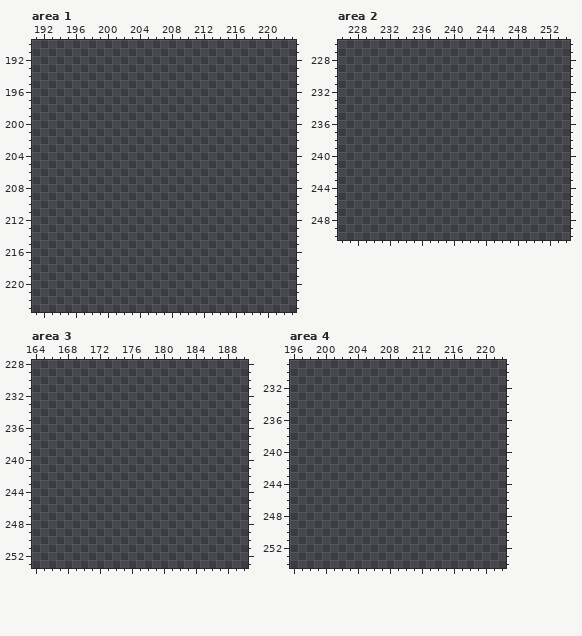
Edited in one commit: pixel-art file (src-resources/ludumDare43/images/ship-001.aseprite). This is how it looked before the edit.
512x512 pixels, 1 frame. Pixels under 10% opacity are left out. Colours within 5 levels of each other are drawn and written as one. Shown: area 1: x 191..223, y 190..223; area 2: x 226..254, y 226..250; area 3: x 164..190, y 228..253; area 4: x 196..222, y 229..254. The commit also changed other parts of the picture, which this record leaves out.
After:
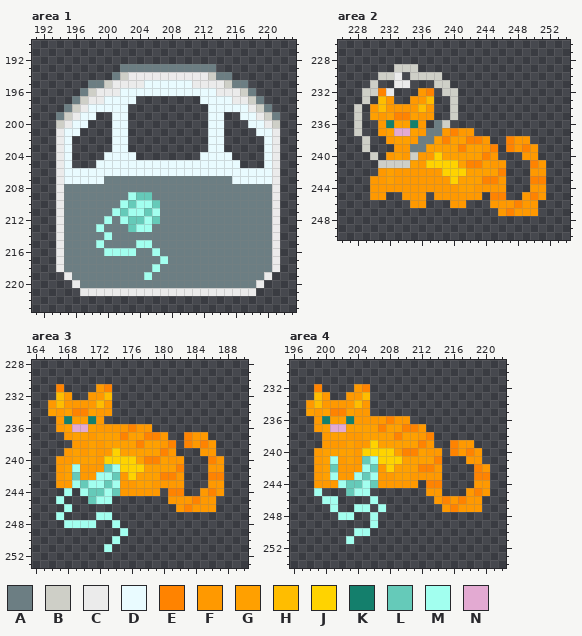
Palette (. is transparent): A #6c7e83  B #cecfc7  C #ebebeb  D #e9fbff  E #ff8300  F #ff9900  G #ffa000  H #ffbd00  J #ffd300  K #147f6c  L #65cab9  M #a2ffef  N #e3aad2
Changes in this commit:
Area 1:
y 193: x 202..213 ............ -> AAAAAAAAAAAA
y 194: x 201..215 ............... -> ABCCCCCCCCCCBAA
y 195: x 198..217 .................... -> AABCCCCDDDDDDCCCCBAA
y 196: x 197..218 ...................... -> ABCCCDDDDDDDDDDDDCCCBA
y 197: x 196..203 ........ -> ABCCDDDD; x 212..219 ........ -> DDDDCCBA
y 198: x 195..202 ........ -> ABCDDDDD; x 213..220 ........ -> DDDDDCBA
y 199: x 194..198 ..... -> ABCDD; x 201..202 .. -> DD; x 213..214 .. -> DD; x 217..221 ..... -> DDCBA
y 200: x 194..197 .... -> BCDD; x 201..202 .. -> DD; x 213..214 .. -> DD; x 218..221 .... -> DDCB
y 201: x 194..196 ... -> CDD; x 201..202 .. -> DD; x 213..214 .. -> DD; x 219..221 ... -> DDC
y 202..203: x 194..195 .. -> CD; x 201..202 .. -> DD; x 213..214 .. -> DD; x 220..221 .. -> DC
y 204: x 194..195 .. -> CD; x 200..203 .... -> DDDD; x 212..215 .... -> DDDD; x 220..221 .. -> DC
y 205: x 194..195 .. -> CD; x 199..216 .................. -> DDDDDDDDDDDDDDDDDD; x 220..221 .. -> DC
y 206: x 194..221 ............................ -> CDDDDDDDDDDDDDDDDDDDDDDDDDDC
y 207: x 194..221 ............................ -> CDDDDDAAAAAAAAAAAAAAAADDDDDC
y 208: x 194..221 ............................ -> CAAAAAAAAAAAAAAAAAAAAAAAAAAC
y 209: x 194..221 ............................ -> CAAAAAAAAMLLAAAAAAAAAAAAAAAC
y 210: x 194..221 ............................ -> CAAAAAAAMLMMLAAAAAAAAAAAAAAC
y 211: x 194..221 ............................ -> CAAAAAAMLMMLMAAAAAAAAAAAAAAC
y 212: x 194..221 ............................ -> CAAAAAMAMLLMLAAAAAAAAAAAAAAC
y 213: x 194..221 ............................ -> CAAAAMAAALMMAAAAAAAAAAAAAAAC
y 214: x 194..221 ............................ -> CAAAAAMAAAAAAAAAAAAAAAAAAAAC
y 215: x 194..221 ............................ -> CAAAAMAAAAMMAAAAAAAAAAAAAAAC
y 216: x 194..221 ............................ -> CAAAAAMMMMAAMAAAAAAAAAAAAAAC
y 217: x 194..221 ............................ -> CAAAAAAAAAAAAMAAAAAAAAAAAAAC
y 218: x 194..221 ............................ -> CAAAAAAAAAAAMAAAAAAAAAAAAAAC
y 219: x 195..220 .......................... -> CAAAAAAAAAMAAAAAAAAAAAAAAC
y 220: x 196..219 ........................ -> CAAAAAAAAAAAAAAAAAAAAAAC
y 221: x 197..218 ...................... -> CCCCCCCCCCCCCCCCCCCCCC
Area 2:
y 229: x 233..235 ... -> BBB
y 230: x 231..233 ... -> BBC; x 235..238 .... -> BBBB
y 231: x 230 . -> B; x 233..234 .. -> CC; x 238..239 .. -> BB
y 232: x 229..232 .... -> BBEC; x 236..237 .. -> FE; x 239..240 .. -> BB
y 233: x 229 . -> B; x 231..232 .. -> HF; x 235..237 ... -> FFH; x 240 . -> B
y 234: x 228 . -> B; x 230..237 ........ -> FHFFFFHF; x 240 . -> B
y 235: x 228 . -> B; x 230..237 ........ -> GFGEEGFF; x 240 . -> B
y 236: x 228 . -> B; x 231..236 ...... -> FKGGKF; x 238..239 .. -> AB
y 237: x 228 . -> B; x 231..242 ............ -> FGNNGFAAFEFF
y 238: x 229 . -> B; x 232..244 ............. -> FGGFAAGEGGEEF; x 247..249 ... -> EFF
y 239: x 229 . -> B; x 233..245 ............. -> FFAAGGGGEGGFE; x 247..250 .... -> EFEF
y 240: x 230 . -> B; x 232..245 .............. -> FGFBFFJGGGGGEF; x 249..250 .. -> FF
y 241: x 231..246 ................ -> BBBBGFJJJJGEEGFF; x 250..251 .. -> EF
y 242: x 231..246 ................ -> FGFFFFFFJJJGGGGE; x 250..251 .. -> FF
y 243: x 230..246 ................. -> FFGFFFFFFFJGGGEEF; x 250..251 .. -> EE
y 244: x 230..246 ................. -> FFFFFFFFFFFGGFFFF; x 250..251 .. -> FF
y 245: x 230..231 .. -> FF; x 234..236 ... -> FFF; x 238..243 ...... -> FFFFFF; x 245..246 .. -> EE; x 249..251 ... -> FEF
y 246: x 235..236 .. -> FF; x 240..241 .. -> FF; x 245..250 ...... -> FFFEFF
y 247: x 246..250 ..... -> FEFFF
Area 3:
y 231: x 167 . -> E; x 172..173 .. -> FE
y 232: x 167..168 .. -> HF; x 171..173 ... -> FFH
y 233: x 166..173 ........ -> FHFFFFHF
y 234: x 166..173 ........ -> GFGEEGFF
y 235: x 167..172 ...... -> FKGGKF
y 236: x 167..178 ............ -> FGNNGFFFFEFF
y 237: x 168..180 ............. -> FGGFGGGEGGEEF; x 183..185 ... -> EFF
y 238: x 169..181 ............. -> FFGFGGGGEGGFE; x 183..186 .... -> EFEF
y 239: x 168..181 .............. -> FGFGFFJGGGGGEF; x 185..186 .. -> FF
y 240: x 167..182 ................ -> FFGGGFJJJJGEEGFF; x 186..187 .. -> EF
y 241: x 167..182 ................ -> FGMFFFLMJJJGGGGE; x 186..187 .. -> FF
y 242: x 167..182 ................ -> FGLFFMMLFJGGGEEF; x 186..187 .. -> EE
y 243: x 167..182 ................ -> FFMLMMLMFFGGFFFF; x 186..187 .. -> FF
y 244: x 168 . -> M; x 170..179 .......... -> MLLMLFFFFF; x 181..182 .. -> EE; x 185..187 ... -> FEF
y 245: x 167 . -> M; x 171..173 ... -> LMM; x 181..186 ...... -> FFFEFF
y 246: x 168 . -> M; x 182..186 ..... -> FEFFF
y 247: x 167 . -> M; x 172..173 .. -> MM
y 248: x 168..171 .... -> MMMM; x 174 . -> M
y 249: x 175 . -> M
y 250: x 174 . -> M
y 251: x 173 . -> M
Area 4:
y 232: x 199 . -> E; x 204..205 .. -> FE
y 233: x 199..200 .. -> HF; x 203..205 ... -> FFH
y 234: x 198..205 ........ -> FHFFFFHF
y 235: x 198..205 ........ -> GFGEEGFF
y 236: x 199..210 ............ -> FKGGKFFFFEFF
y 237: x 199..212 .............. -> FGNNGGGGEGGEEF
y 238: x 200..213 .............. -> FGGFFGGGGEGGFE
y 239: x 200..213 .............. -> FFFGFFJGGGGGEF; x 216..218 ... -> EFF
y 240: x 199..214 ................ -> FGGGGFJJJJGEEGFF; x 216..219 .... -> EFEF
y 241: x 199..214 ................ -> FGMFGFLMJJJGGGGE; x 218..219 .. -> FF
y 242: x 199..214 ................ -> FGLFFFMLFJGGGEEF; x 219..220 .. -> EF
y 243: x 199..214 ................ -> FGMFFMLMFFGGFFFF; x 219..220 .. -> EE
y 244: x 199..211 ............. -> FFFMLLMLFFFFF; x 213..214 .. -> EE; x 219..220 .. -> FF
y 245: x 199 . -> M; x 203..205 ... -> LMM; x 213..214 .. -> FF; x 218..220 ... -> FEF
y 246: x 200..201 .. -> MM; x 206 . -> M; x 214..219 ...... -> FEFEFF
y 247: x 201 . -> M; x 204..205 .. -> MM; x 207 . -> M; x 215..219 ..... -> FEFFF
y 248: x 202..203 .. -> MM; x 206 . -> M
y 249: x 206 . -> M
y 250: x 204..205 .. -> MM
y 251: x 203 . -> M
Where, in picture pixels (left, top, right, bottom), the same in both pictures:
added: (56, 64, 280, 296)
added: (354, 64, 546, 216)
added: (48, 384, 224, 552)
added: (306, 384, 490, 544)
